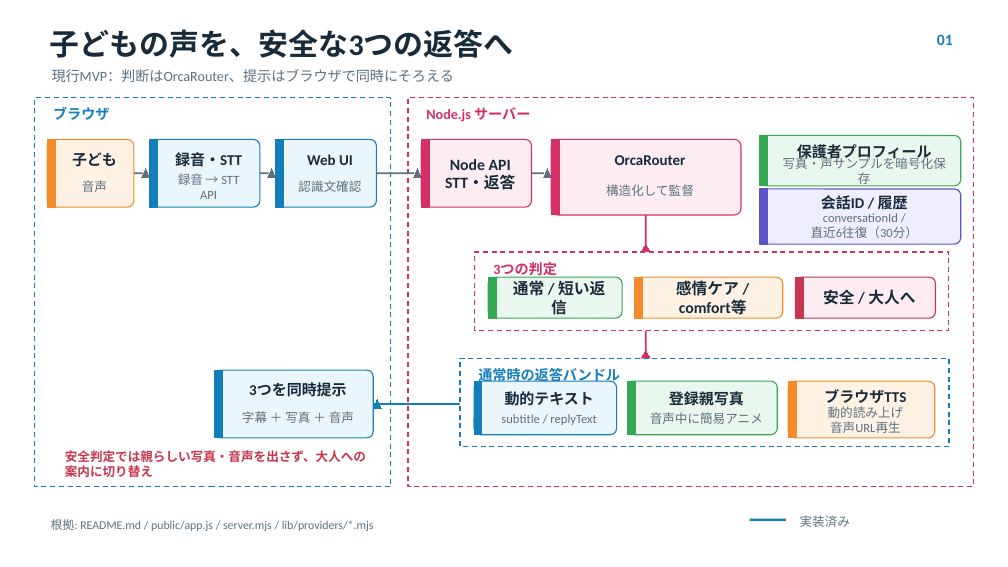
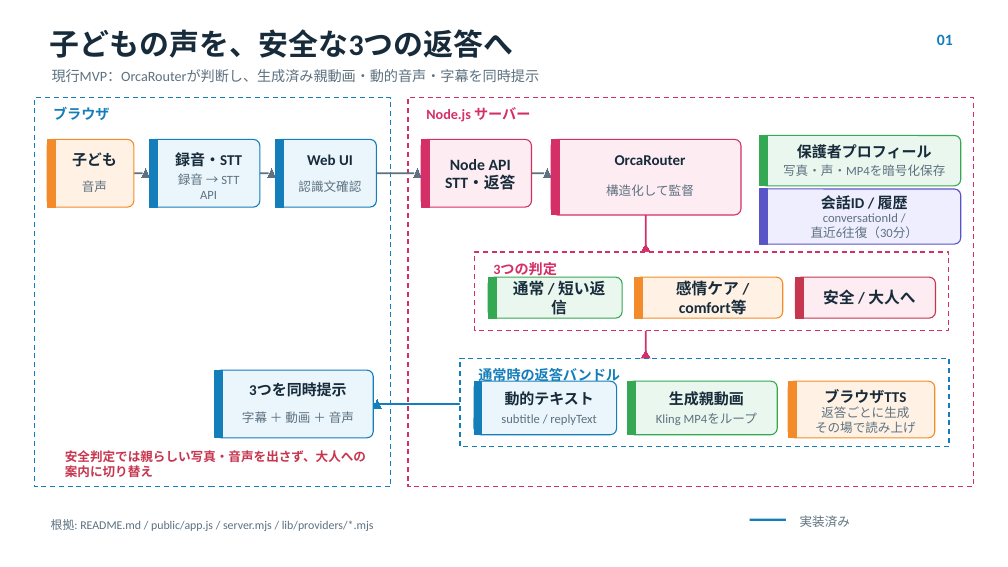
Before and after one commit to NoSea41oceanV/mama-message-ai, a slide deck: slide 1 of docs/architecture/AI_HACK_2026_AWS_style_architecture.pptx. Drawn at 1008x567 pixels with LibreOffice and Linux fonts; fonts in the diff are those of the drawing. Boxes give left, top, right and bottom in pixels: in the first picture for what was removed or moved away, otherwise in the second. Text is boxed around its words. In the diff, an @@ line names an element or a change of style, - is before the commit and + after.

```diff
--- a/docs/architecture/AI_HACK_2026_AWS_style_architecture.pptx
+++ b/docs/architecture/AI_HACK_2026_AWS_style_architecture.pptx
@@ text at [52,69,540,82]: text changed @@
-現行MVP：判断はOrcaRouter、提示はブラウザで同時にそろえる
+現行MVP：OrcaRouterが判断し、生成済み親動画・動的音声・字幕を同時提示
@@ text at [783,164,945,176]: text changed @@
-写真・声サンプルを暗号化保存
+写真・声・MP4を暗号化保存
@@ text at [242,411,354,423]: text changed @@
-字幕 ＋ 写真 ＋ 音声
+字幕 ＋ 動画 ＋ 音声
@@ text at [656,413,757,425]: text changed @@
-音声中に簡易アニメ
+Kling MP4をループ
@@ text at [669,391,744,405]: text changed @@
-登録親写真
+生成親動画
@@ text at [815,406,916,433]: text changed @@
-動的読み上げ
-音声URL再生
+返答ごとに生成
+その場で読み上げ
```
Also in this commit, not shown: 1 other slide changed, 16 other files.
